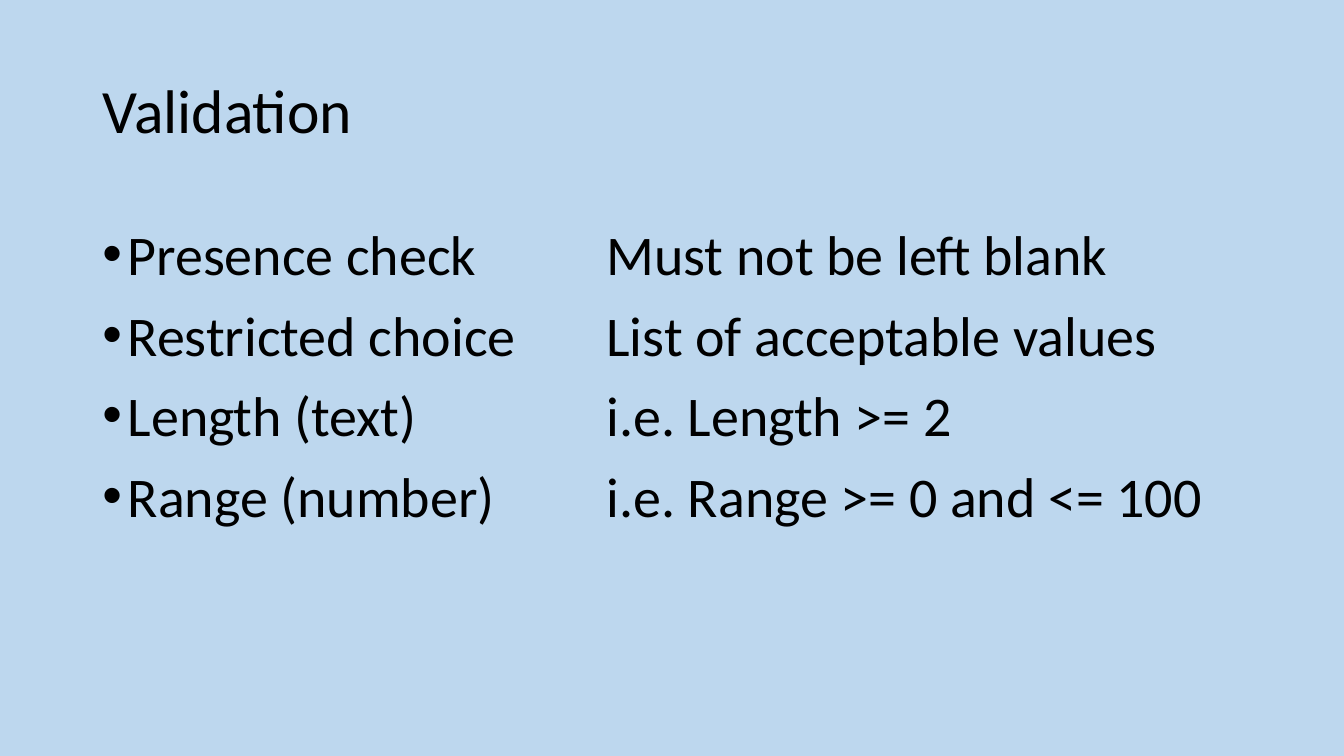
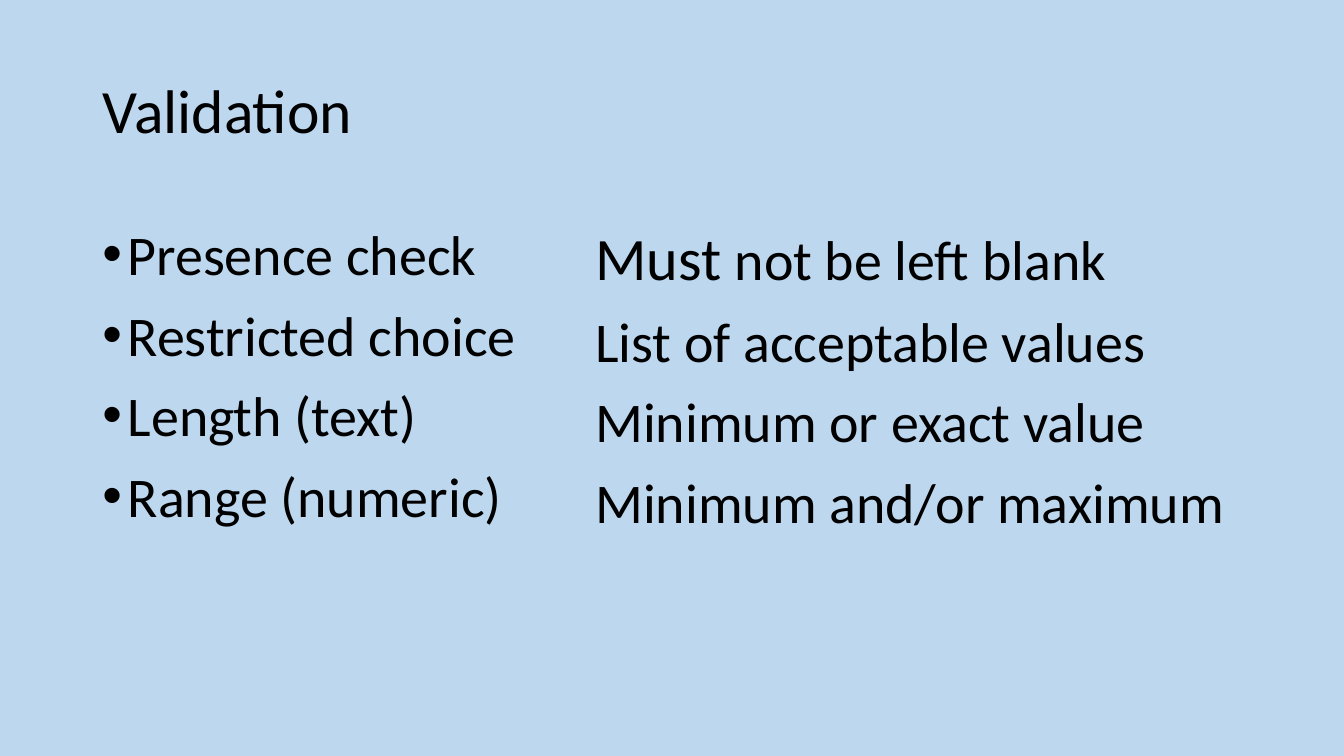
Before and after one commit to MrFriendCS/MrFriendCS.github.io, a slide deck: slide 162 of n5/ddd/N5 CS DDD Slides.pptx. Drawn at 1344x756 pixels with LibreOffice and Linux fonts; fonts in the diff are those of the drawing. Boxes give left, top, right and bottom in pixels: in the first picture for what was removed or moved away, otherwise in the second. Text is boxed around its words. In the diff, an @@ line names an element or a change of style, - is before the commit and + after.

```diff
--- a/n5/ddd/N5 CS DDD Slides.pptx
+++ b/n5/ddd/N5 CS DDD Slides.pptx
@@ text at (128, 236, 516, 527): text changed @@
-• Presence check Must not be left blank
-• Restricted choice List of acceptable values
-• Length (text) i.e. Length >= 2
-• Range (number) i.e. Range >= 0 and <= 100
+• Presence check
+• Restricted choice
+• Length (text)
+• Range (numeric)
@@ text added at (595, 241, 1224, 526), 40 pt, text #000000 @@
+Must not be left blank
+List of acceptable values
+Minimum or exact value
+Minimum and/or maximum
```
Also in this commit, not shown: 14 other slides changed, 8 slides added, 4 other files.
